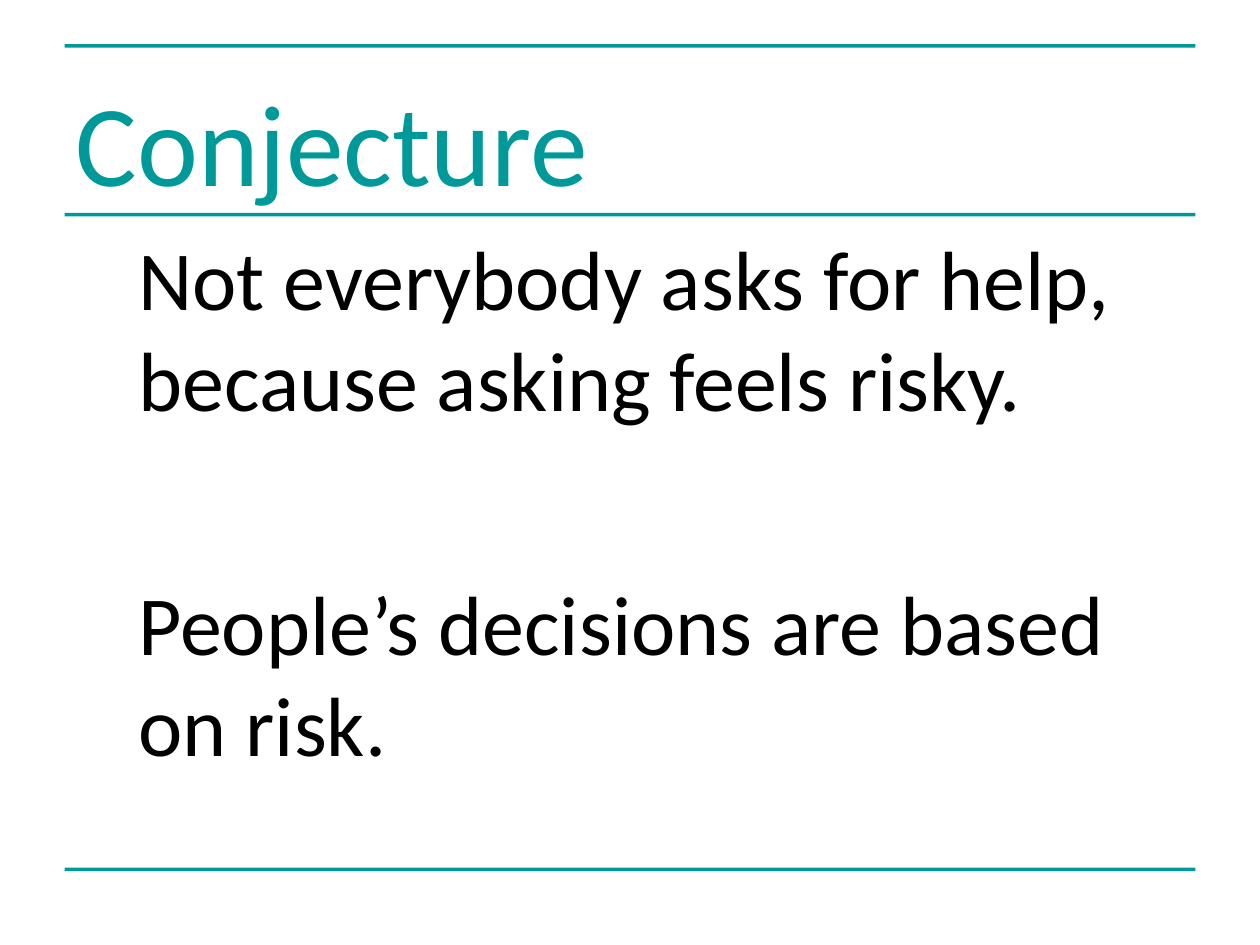
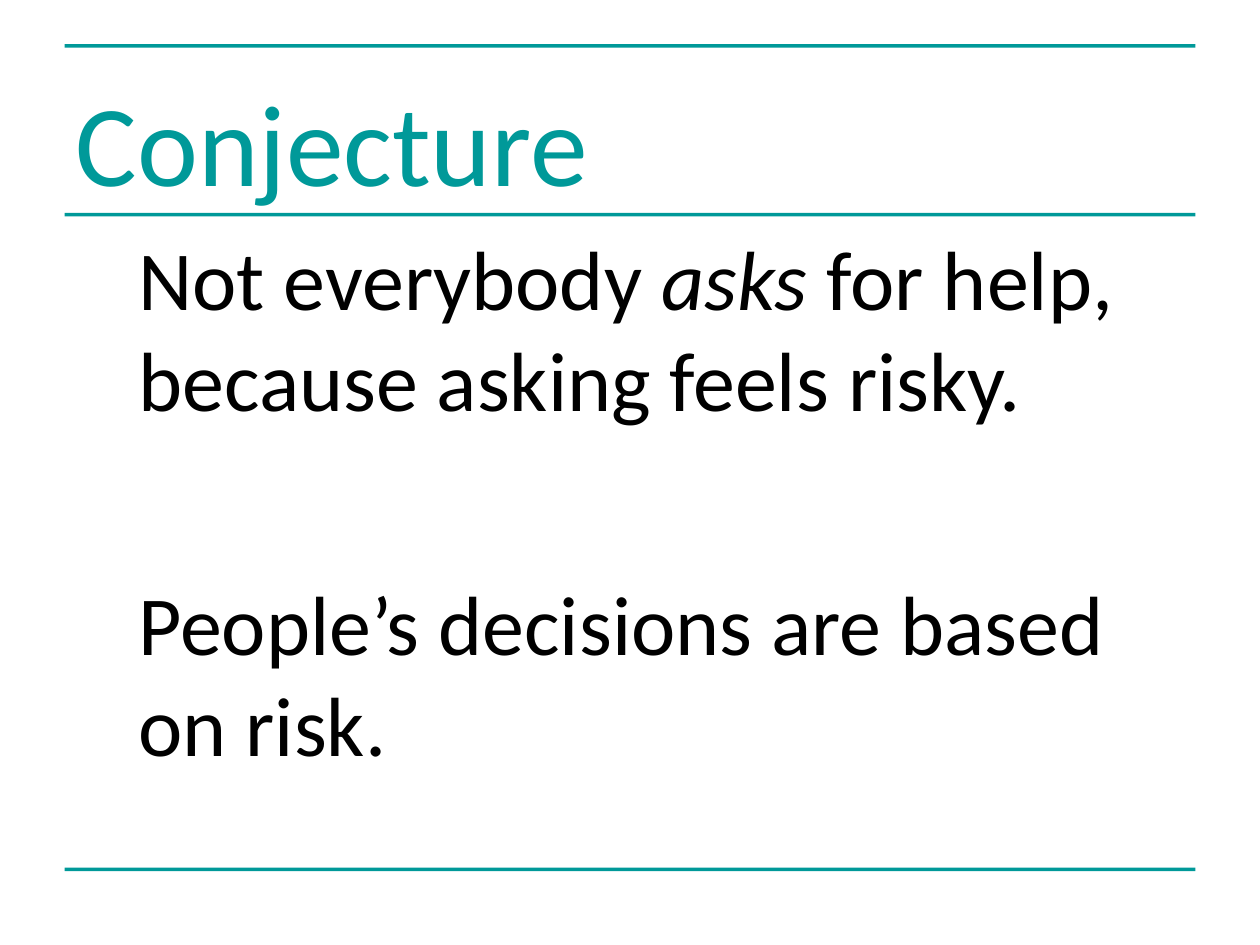
Before and after one commit to greenape/bsps2015, a slide deck: slide 7 of presentation/risky_aging_bsps.ppt. Drawn at 1260x945 pixels with LibreOffice and Linux fonts; fonts in the diff are those of the drawing. Boxes give left, top, right and bottom in pixels: in the first picture for what was removed or moved away, otherwise in the second. Text is boxed around its words. In the diff, an @@ line names an element or a change of style, - is before the commit and + after.

```diff
--- a/presentation/risky_aging_bsps.ppt
+++ b/presentation/risky_aging_bsps.ppt
@@ text at (138, 251, 1113, 426): italic on in "asks" @@
```
Also in this commit, not shown: 2 other slides changed.
